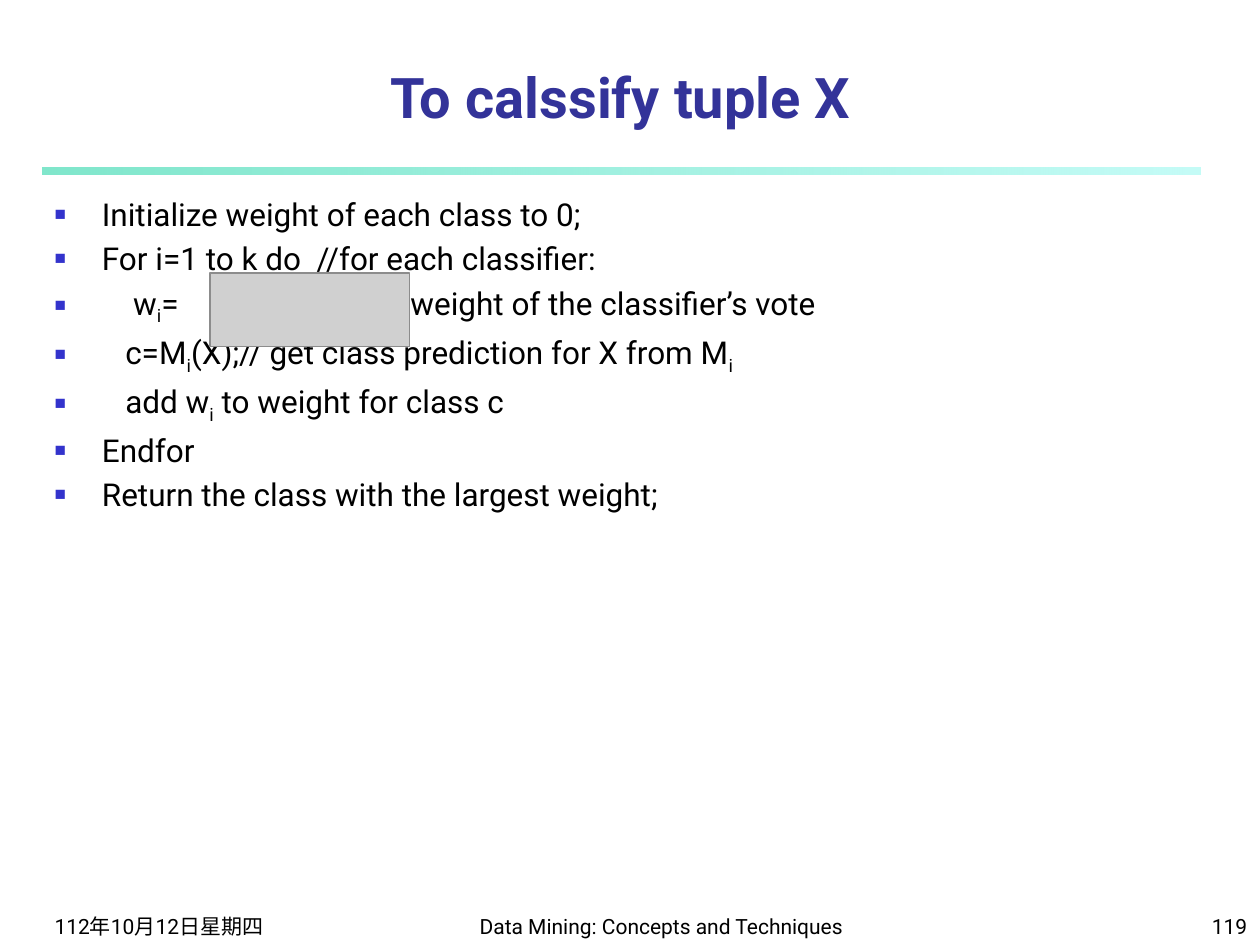
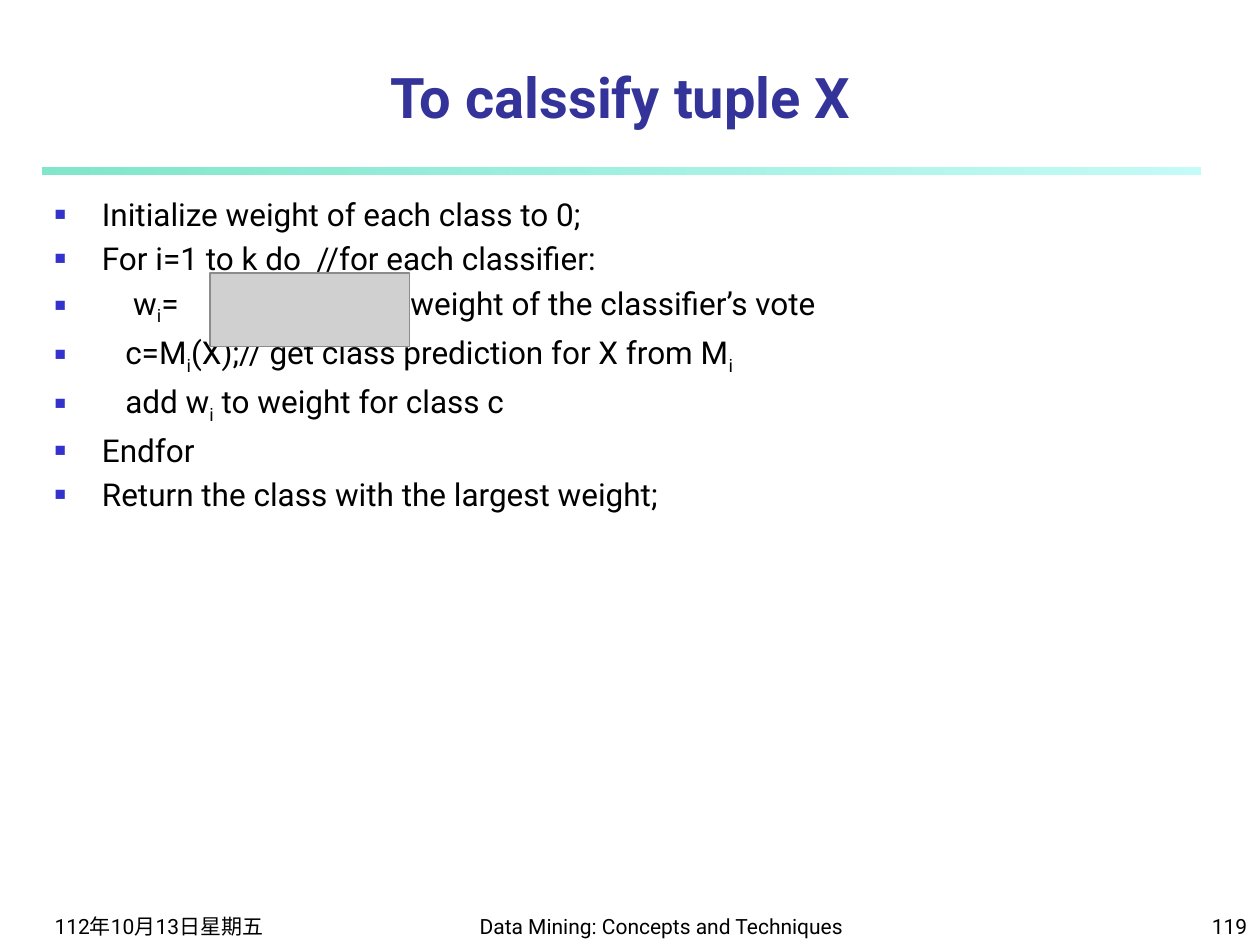
Before and after one commit to carina419/NTUST, a slide deck: slide 119 of MI5130701 資料探勘 Data Mining/2-new - Classification.pptx. Drawn at 1260x945 pixels with LibreOffice and Linux fonts; fonts in the diff are those of the drawing; grey boxes stand for pictures. Boxes give left, top, right and bottom in pixels: in the first picture for what was removed or moved away, otherwise in the second. Text is boxed around its words. In the diff, an @@ line names an element or a change of style, - is before the commit and + after.

```diff
--- a/MI5130701 資料探勘 Data Mining/2-new - Classification.pptx
+++ b/MI5130701 資料探勘 Data Mining/2-new - Classification.pptx
@@ text at (x1=55, y1=916, x2=264, y2=936): text changed @@
-112年10月12日星期四
+112年10月13日星期五
```
Also in this commit, not shown: 98 other slides changed.
